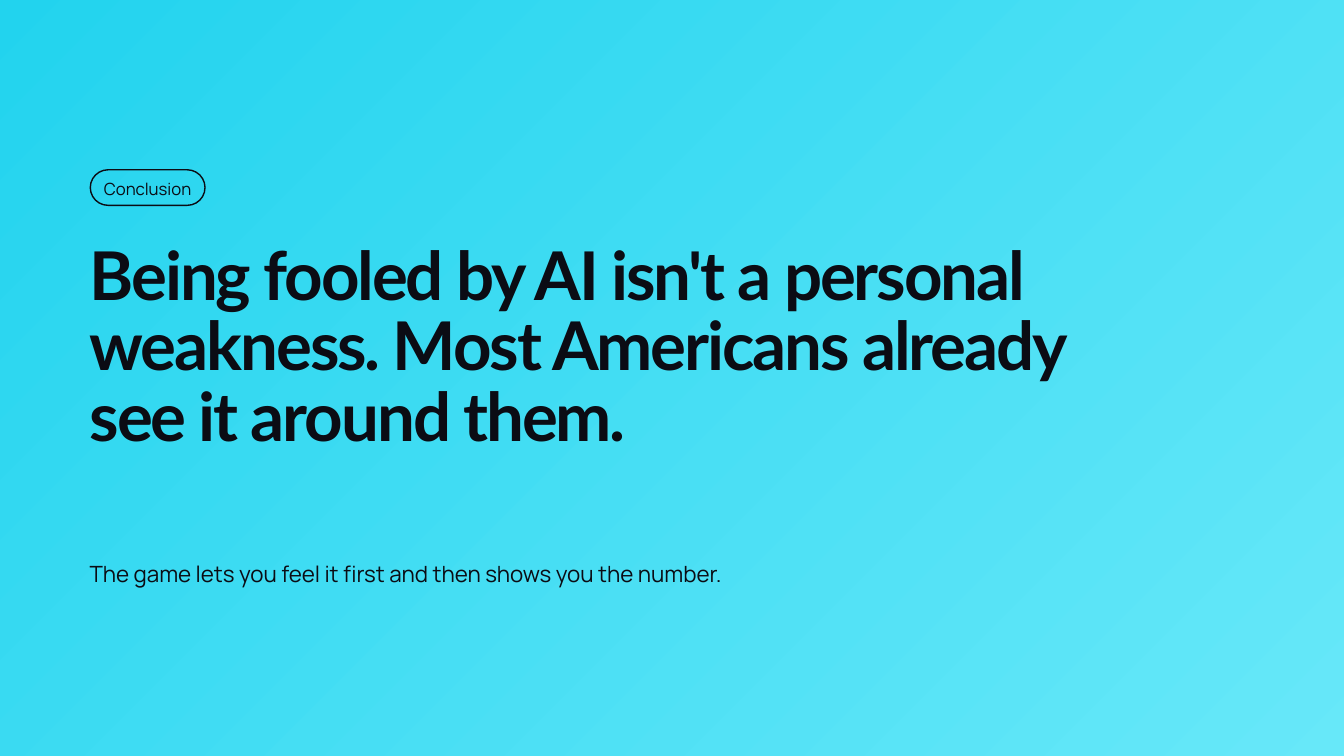
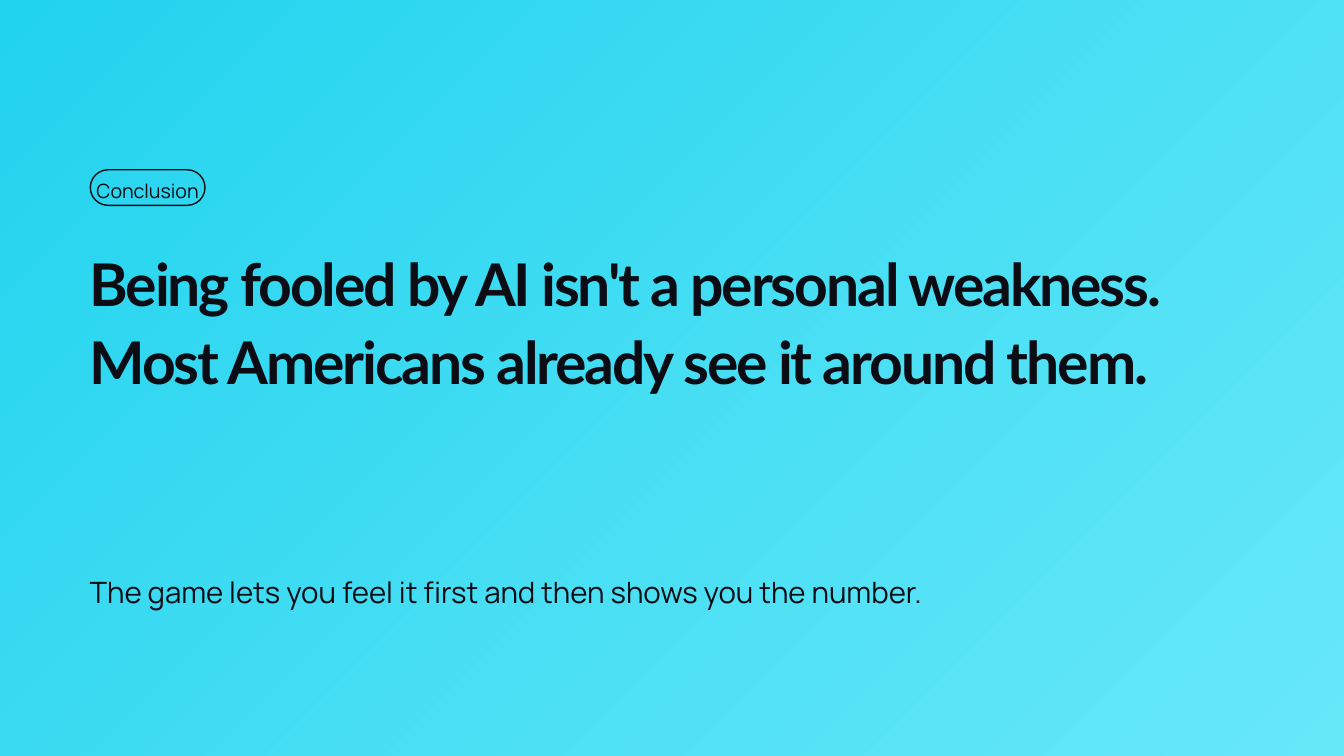
Before and after one commit to AdhurimThaqi/dataset-datastorytelling, a slide deck: slide 11 of Final-presentation/Real-or-AI_final-presentation.pptx. Drawn at 1344x756 pixels with LibreOffice and Linux fonts; fonts in the diff are those of the drawing. Boxes give left, top, right and bottom in pixels: in the first picture for what was removed or moved away, otherwise in the second. Text is boxed around its words. In the diff, an @@ line names an element or a change of style, - is before the commit and + after.

Commit message:
Presentation: bigger type, fuller layout, soft gradient edge
- Text 20-22 pt, titles 40 pt; charts, cards, table and image
  slides fill the slide
- Cover and closing slide: band fades into the white page
- HTML slides updated to match the PPTX/PDF

```diff
--- a/Final-presentation/Real-or-AI_final-presentation.pptx
+++ b/Final-presentation/Real-or-AI_final-presentation.pptx
@@ rounded rectangle "Conclusion" at (91, 169, 206, 205): size 12 to 14 pt; line spacing 16.8pt to 1.25 @@
@@ title "Being fooled by AI isn't ..." at (90, 262, 1162, 394): size 48 to 42 pt; line spacing 50.4pt to 1.1 @@
@@ text "The game lets you feel ...": place and size @@
-text "The game lets you feel ..." at (90, 565, 722, 588)
+text "The game lets you feel ..." at (90, 581, 922, 611)
@@ text "The game lets you feel ..." at (90, 581, 922, 611): size 16 to 21 pt; line spacing 22.4pt to 1.25 @@
```
Also in this commit, not shown: 12 other slides changed, 5 other files.
